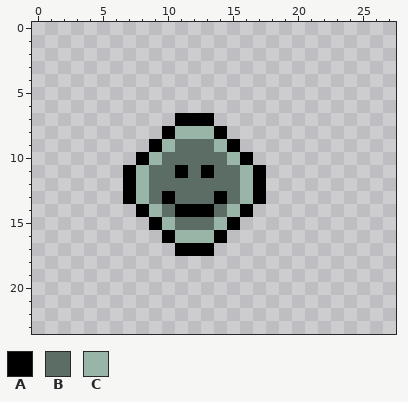
Pixel-art file -- user.aseprite. The first picture shows the starting point.
325x325 pixels, 1 frame. Shown: x 0..27, y 0..23.
Palette (. is transparent): A #000000  B #5b6d65  C #98b5a8
Pixels before, first column x 7:
 7 ....AAA....
 8 ...ACCCA...
 9 ..ACBBBCA..
10 .ACBBBBBCA.
11 ACBBABABBCA
12 ACBBBBBBBCA
13 ACBABBBABCA
14 .ACBAAABCA.
15 ..ACBBBCA..
16 ...ACCCA...
17 ....AAA....
Once edited:
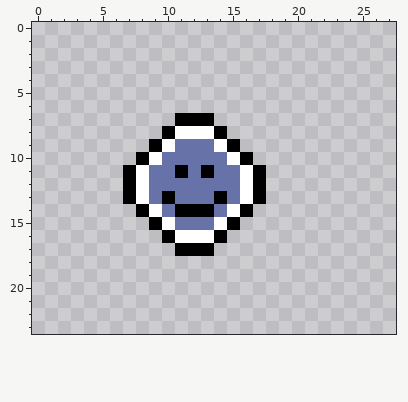
Diff:
colour B: #5b6d65 -> #6772a9
colour C: #98b5a8 -> #ffffff
Changed places in both pictures, as pixel boxes (x1, y1, x2, y2):
changed: (136, 126, 253, 243)
